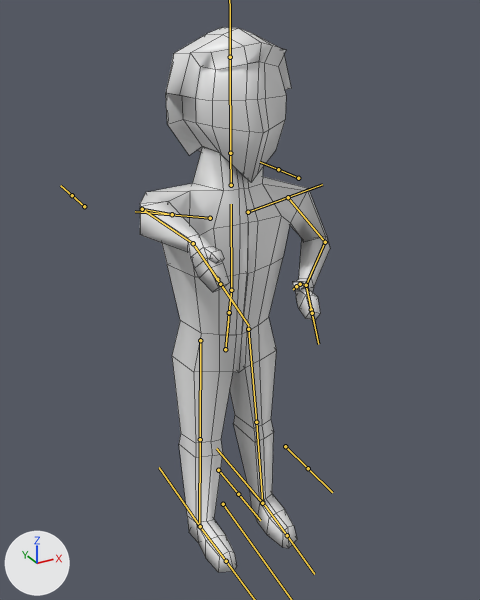
The FBX model multiplayer/Assets/Models/Human.fbx: old version first, new version second.
One viewpoint serves both versions: a camera (50 mm lens) standing at (-6.81, -12.91, 13.03) and looking at (-0.18, -0.85, 6.99). Arrows for +X, +Y and +Z are at lower left; the lights stay in place. Both versions are drawn at frame 10 of the action 'Armature|Punch'; the numbers are the values there. The bones that bend it are drawn over the model as lines. Mesh edges are drawn as thin lines.
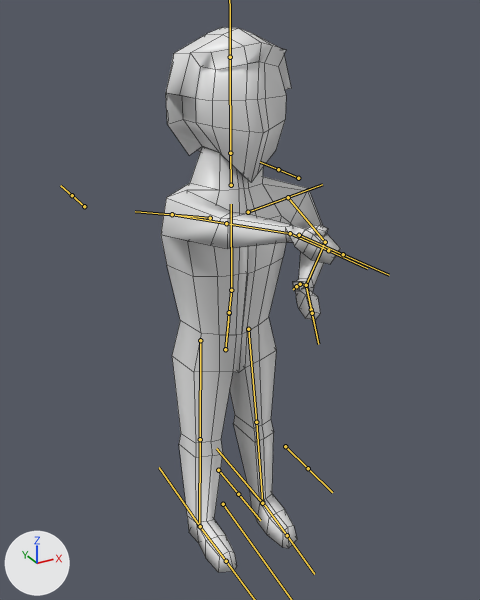
Changed parts and their boxes (x1, y1, x2, y2) in the pictures (480 x 600 px):
'Cube.001', posed: before (140, 27, 330, 572); after (161, 27, 340, 572)
bone 'UpperArm.R', root to tip: before (172, 214) to (142, 209); after (172, 214) to (226, 223)
bone 'Forearm.R', root to tip: before (142, 209) to (193, 243); after (226, 223) to (290, 233)
bone 'Hand.R', root to tip: before (193, 243) to (217, 279); after (290, 233) to (328, 250)

The edits, one by one:
Bone 'UpperArm.R' (bone_upperarm_r) turns from (43, 17, -4) to (118, 4, 4) degrees about its own x, y and z.
Bone 'Forearm.R' (bone_forearm_r) turns from (33, -8, 26) to (-22, -3, -18) degrees about its own x, y and z.
Bone 'Hand.R' (bone_hand_r) turns from (24, 106, 57) to (-15, 109, 10) degrees about its own x, y and z.
